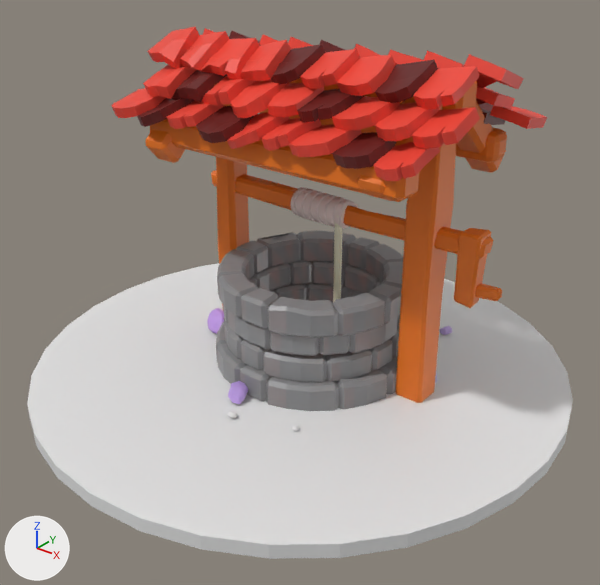
One commit to the glTF model CG.glb: the scene before it, then after it.
Camera for both pictures: a 50 mm lens placed at (32.4, -40.2, 29.2), pointed at (1.8, -1.9, 5.5). Arrows for +X, +Y and +Z are at lower left; the lights stay in place. Where no turn or scale is listed for an object, it has been applied to the vertices.
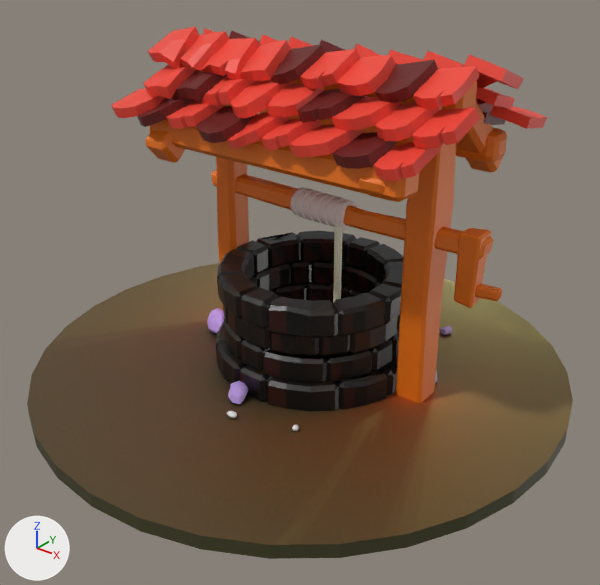
Location of each change, (x1, y1, x2, y2) in pixels of the pictures (600 x 585 px):
'Cylinder.001', surface changed (white to brown)
    both: (27, 263, 573, 559)
'Cube.003', recoloured (grey to black)
    both: (217, 231, 403, 338)
'Cube.005', recoloured (grey to black)
    both: (223, 260, 400, 356)
'Cube', recoloured
    both: (216, 322, 398, 411)
'Cube.001', recoloured (grey to black)
    both: (224, 280, 399, 382)

The change, as a list of edits to the scene's bpy script:
```text
Add img_hinhtronday:
    img_hinhtronday = load_image('hinhtronday', '_unpacked/hinhtronday', 1024, 1024, 'sRGB')
Change mat_material_001:
    remove mat_material_001.base_color = (0.8, 0.8, 0.8)  # white #e7e7e7
    add mat_material_001.texture = img_hinhtronday
Change mat_gieng2:
    where n0 = _N.new('ShaderNodeBsdfPrincipled'); n0.name = 'Principled BSDF'
    remove n0.inputs[0].default_value = (0.237, 0.24, 0.247, 1.0)  # 'Base Color', grey #868688
    remove n0.inputs[28].default_value = 1.0  # 'Emission Strength'
    where n2 = _N.new('ShaderNodeTexImage'); n2.name = 'Image Texture'
    remove _L.new(n2.outputs[0], n0.inputs[27])  # 'Color' to 'Emission Color'
    add _L.new(n2.outputs[0], n0.inputs[0])  # 'Color' to 'Base Color'
```
